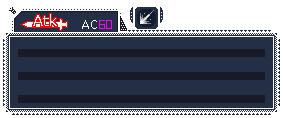
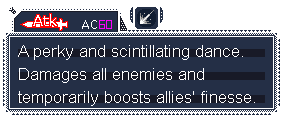
Revision of a layered w=283, h=118 image; what changed, layer by layer:
added layer "A perky and scintillating danc..." above "BG" over box(18, 45, 255, 106)
